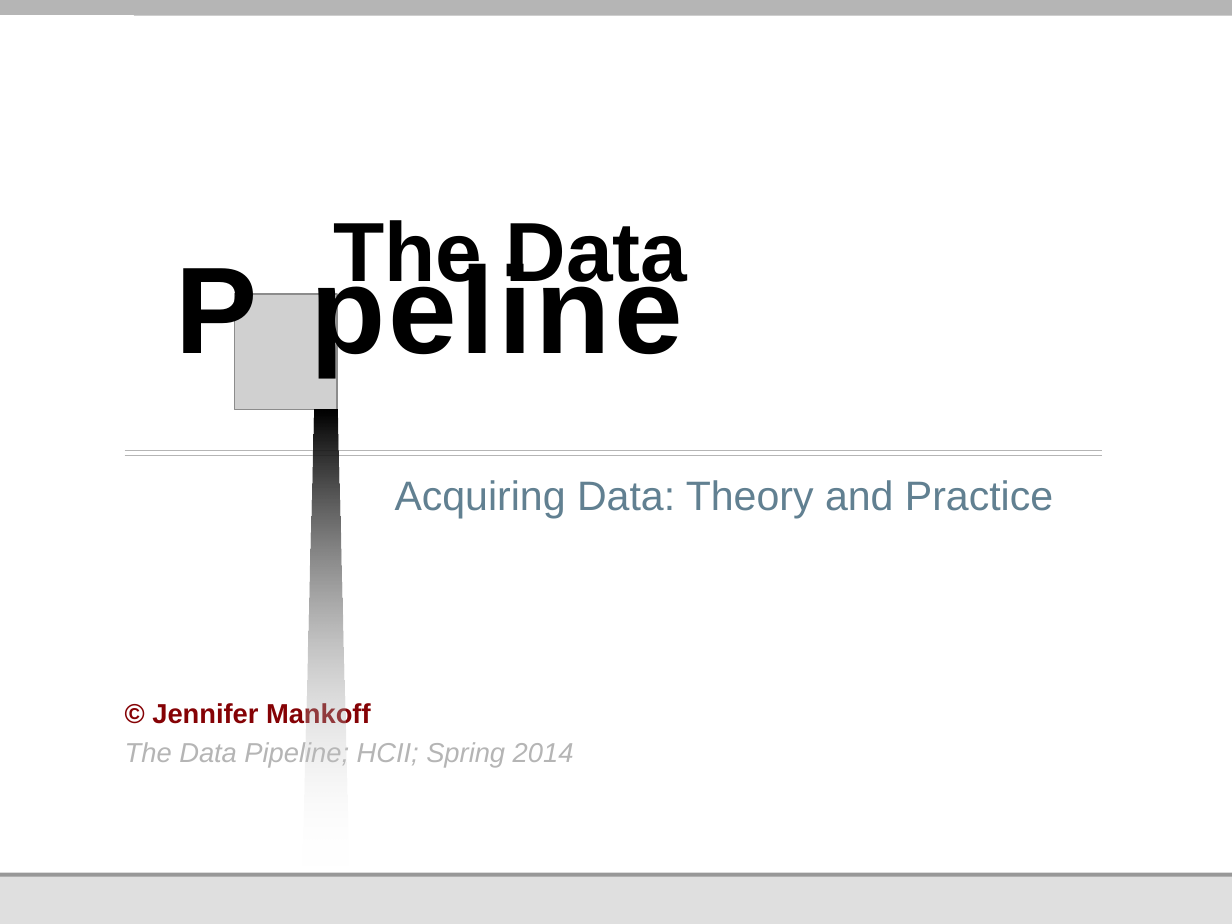
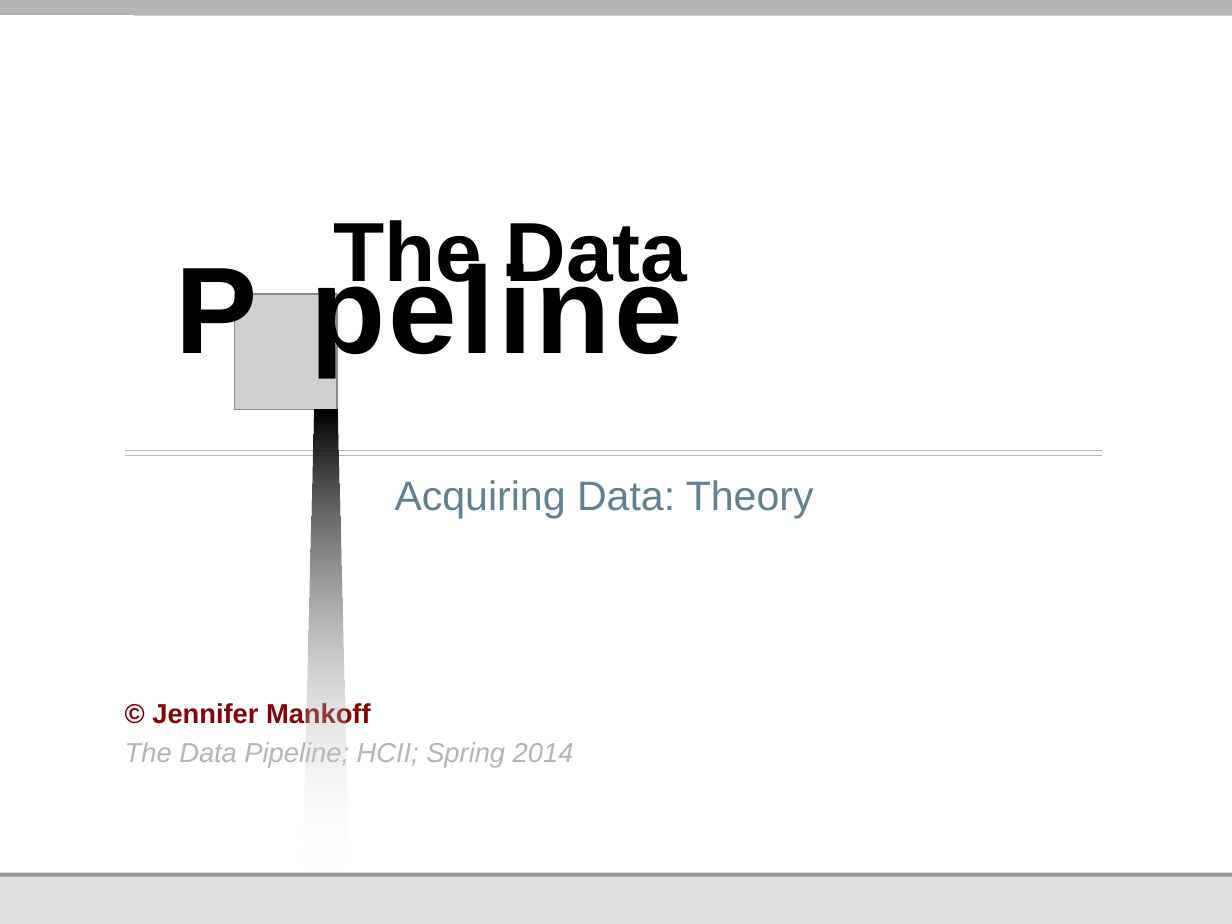
Before and after one commit to jmankoff/data, a slide deck: slide 1 of Lectures/4 Acquiring.pptx. Drawn at 1232x924 pixels with LibreOffice and Linux fonts; fonts in the diff are those of the drawing; grey boxes stand for pictures; background and template pictures are left out. Boxes give left, top, right and bottom in pixels: in the first picture for what was removed or moved away, otherwise in the second. Text is boxed around its words. In the diff, an @@ line names an element or a change of style, - is before the commit and + after.

```diff
--- a/Lectures/4 Acquiring.pptx
+++ b/Lectures/4 Acquiring.pptx
@@ subtitle at [395,480,814,518]: text changed @@
-Acquiring Data: Theory and Practice
+Acquiring Data: Theory
```
Also in this commit, not shown: 14 other slides changed, 12 slides added, 17 slides removed, 27 other files.
